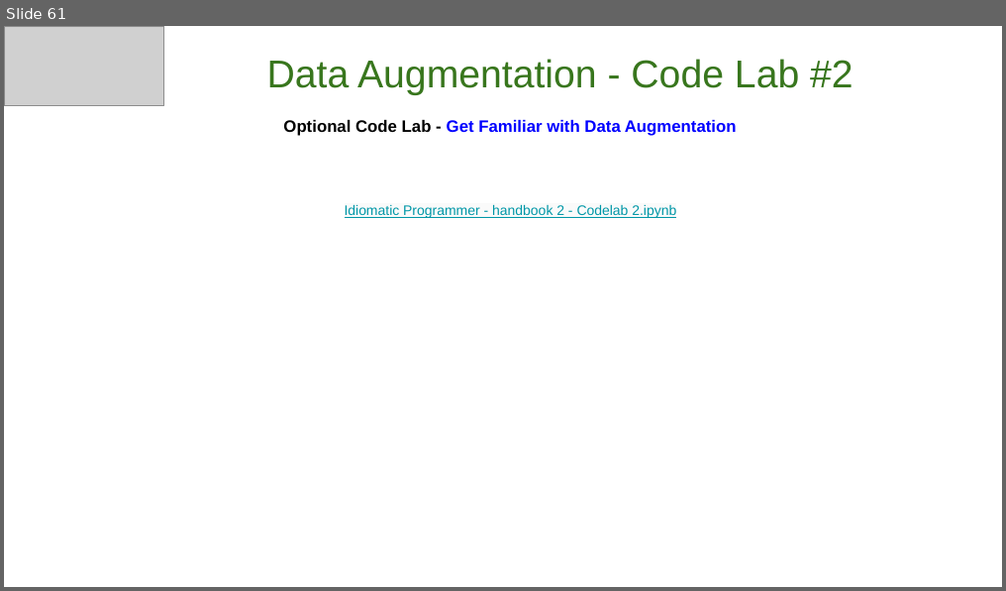
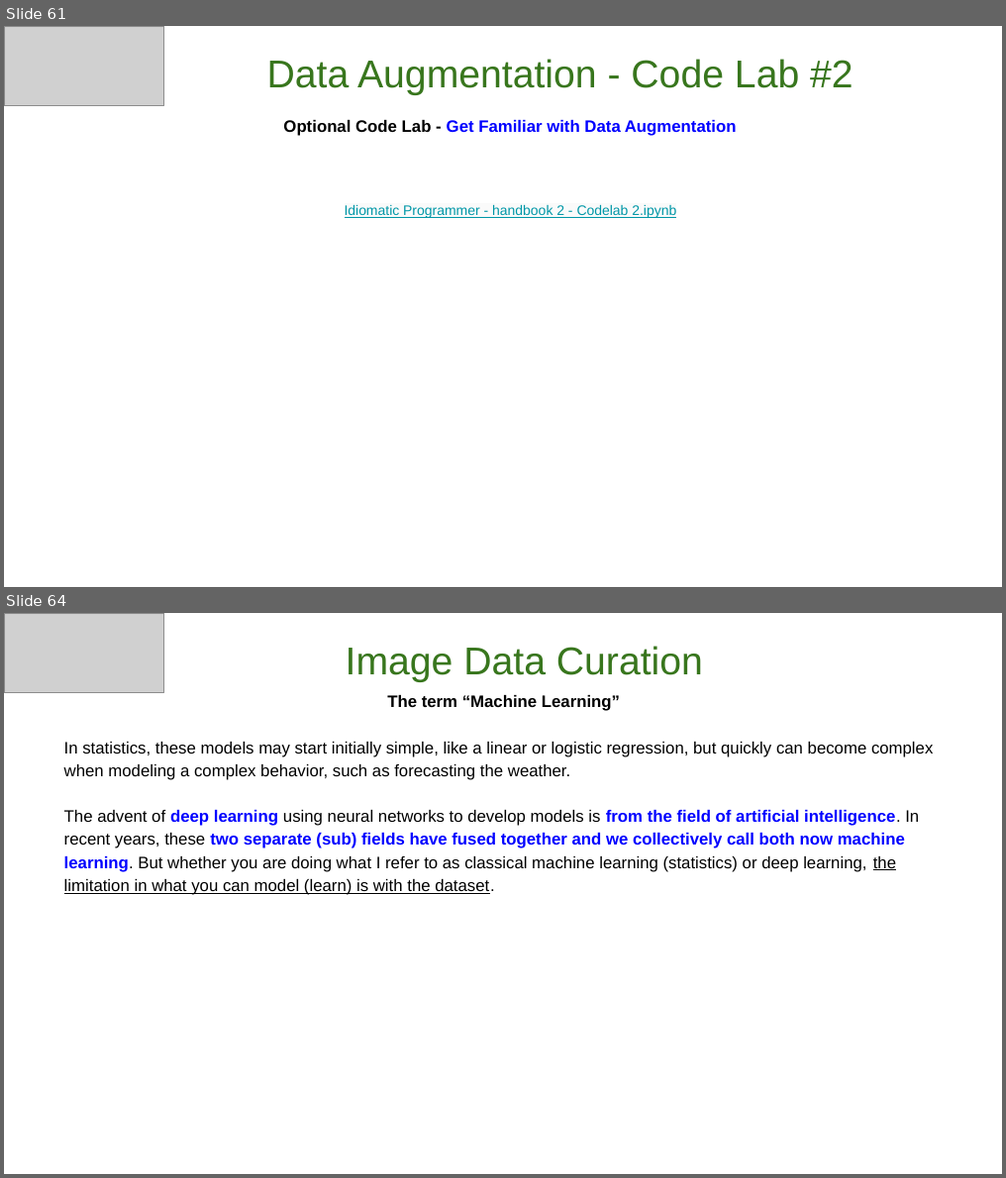
Before and after one commit to GoogleCloudPlatform/keras-idiomatic-programmer, a slide deck: workshops/Data_Augmentation/The Idiomatic Programmer - Learning Keras - Workshop - Data Augmentation.pptx. Shown one above the other, each under a label of ours: slide 61 before the commit, slides 61 and 64 after it; the slides between them are not shown. The pictures are 1006x591 and 1006x1178 pixels, drawn with LibreOffice and Linux fonts; fonts in the diff are those of the drawing; grey boxes stand for pictures. Boxes give left, top, right and bottom in pixels: in the first picture for what was removed or moved away, otherwise in the second. Text is boxed around its words. In the diff, an @@ line names an element or a change of style, - is before the commit and + after.

Commit message:
reorg data aug

```diff
--- a/workshops/Data_Augmentation/The Idiomatic Programmer - Learning Keras - Workshop - Data Augmentation.pptx
+++ b/workshops/Data_Augmentation/The Idiomatic Programmer - Learning Keras - Workshop - Data Augmentation.pptx
@@ slide 64 added at [4, 613, 1002, 1174], background #FFFFFF @@
@@ picture added at [4, 613, 163, 693] @@
@@ subtitle added at [346, 646, 703, 682], 28 pt, text #38761D @@
+Image Data Curation
@@ text added at [64, 695, 933, 895], 12 pt, text #000000 @@
+The term “Machine Learning”
+In statistics, these models may start initially simple, like a linear or logistic regression, but quickly can become complex when modeling a complex behavior, such as forecasting the weather.
+The advent of deep learning using neural networks to develop models is from the field of artificial intelligence. In recent years, these two separate (sub) fields have fused together and we collectively call both now machine learning. But whether you are doing what I refer to as classical machine learning (statistics) or deep learning, the limitation in what you can model (learn) is with the dataset.
```
Also in this commit, not shown: 27 other slides added.
